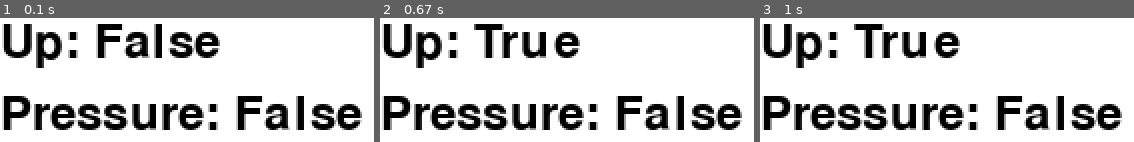
Above: before the commit, frames 1-3 (left to right).
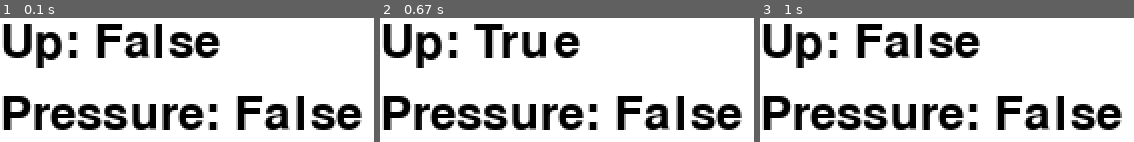
Above: after the commit, the same moments.

Repository: RIT-MDRC/Catbot
Game: pygame game, started from src/raspi/main.py
Same seed, same stepped clock (60 frames per second), same inputs: the game is played once before the commit and once after it.
Inputs:
- Up to frame 1 (0.1 s): no input
- Up to frame 2 (0.67 s): hold S from 0.33 s (still down); hold Up from 0.33 s (still down)
- Up to frame 3 (1 s): release S at 0.8 s; release Up at 0.8 s; tap S at 0.83 s

Frames 1-2 are identical in both runs. In frame 3, 5.1% of the frame differs, in the area x 25-59%, y 4-33%.

Commit message:
feat: change controls

Diff:
--- a/src/raspi/control/muscle/muscle_controller.py
+++ b/src/raspi/control/muscle/muscle_controller.py
@@ -5,6 +5,7 @@
 from io_controller.pneumatics.pressure import is_pressure_ok
 from io_controller.pneumatics.valve import (
     get_valve_state,
+    toggle_valve,
     turn_valve_off,
     turn_valve_on,
 )
@@ -164,6 +165,20 @@
     return True
 
 
+@muscle_action
+def toggle_muscle_state(muscle: Muscle) -> bool:
+    """
+    Toggle a muscle.
+
+    Args:
+        muscle (Muscle): the muscle to toggle
+    """
+    is_contracted = get_valve_state(muscle.valve)
+    if is_contracted:
+        return relax(muscle)
+    return contract(muscle)
+
+
 def noop(*args, **kwargs) -> bool:
     """
     No operation function.
--- a/src/raspi/main.py
+++ b/src/raspi/main.py
@@ -1,4 +1,4 @@
-from control.muscle.muscle_controller import contract, relax
+from control.muscle.muscle_controller import contract, relax, toggle_muscle_state
 from io_controller.pneumatics.compressor import (
     turn_compressor_off,
     turn_compressor_on,
@@ -56,14 +56,19 @@
                 if event.key == pygame.K_q:
                     exit = True
                 elif event.key == pygame.K_w or event.key == pygame.K_UP:
-                    res = contract("left_muscle")
+                    res = toggle_muscle_state("left_muscle")
                     if res:
                         render_up_status(True)
-            elif event.type == pygame.KEYUP:
-                if event.key == pygame.K_w or event.key == pygame.K_UP:
-                    res = relax("left_muscle")
+                elif event.key == pygame.K_s or event.key == pygame.K_DOWN:
+                    res = toggle_muscle_state("left_muscle")
                     if res:
                         render_up_status(False)
+            elif event.type == pygame.KEYUP:
+                pass
+                # if event.key == pygame.K_w or event.key == pygame.K_UP:
+                #     res = toggle_muscle_state("left_muscle")
+                #     if res:
+                #         render_up_status(False)
             elif event.type == pygame.QUIT:
                 exit = True
         pygame.display.update()
